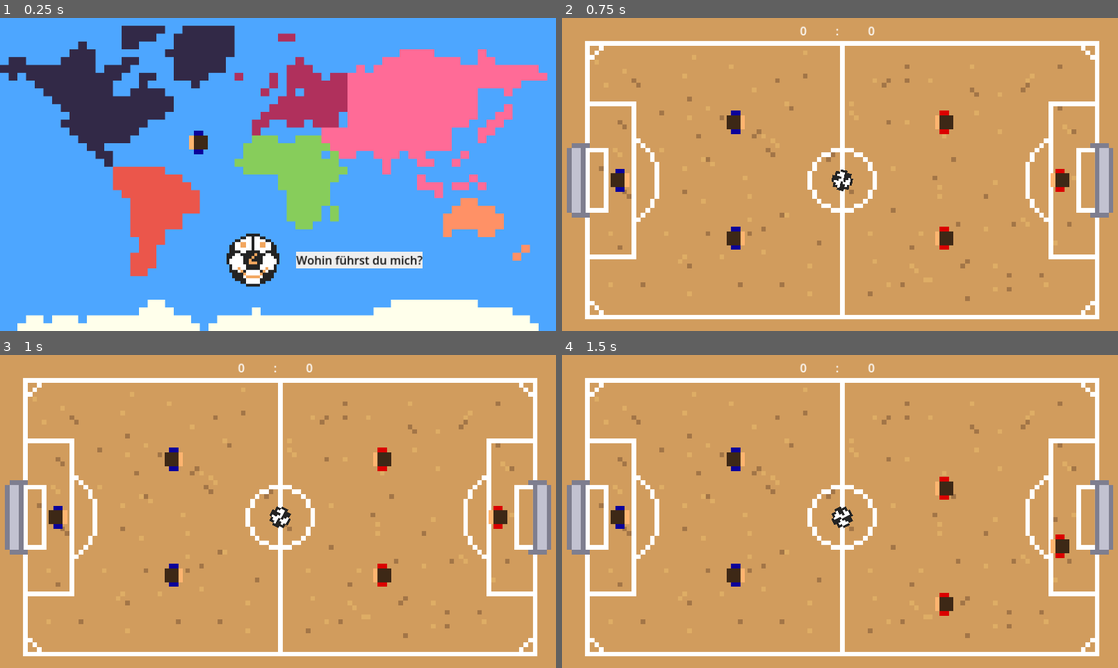
Above: before the commit, frames 1-4 (two rows, left to right).
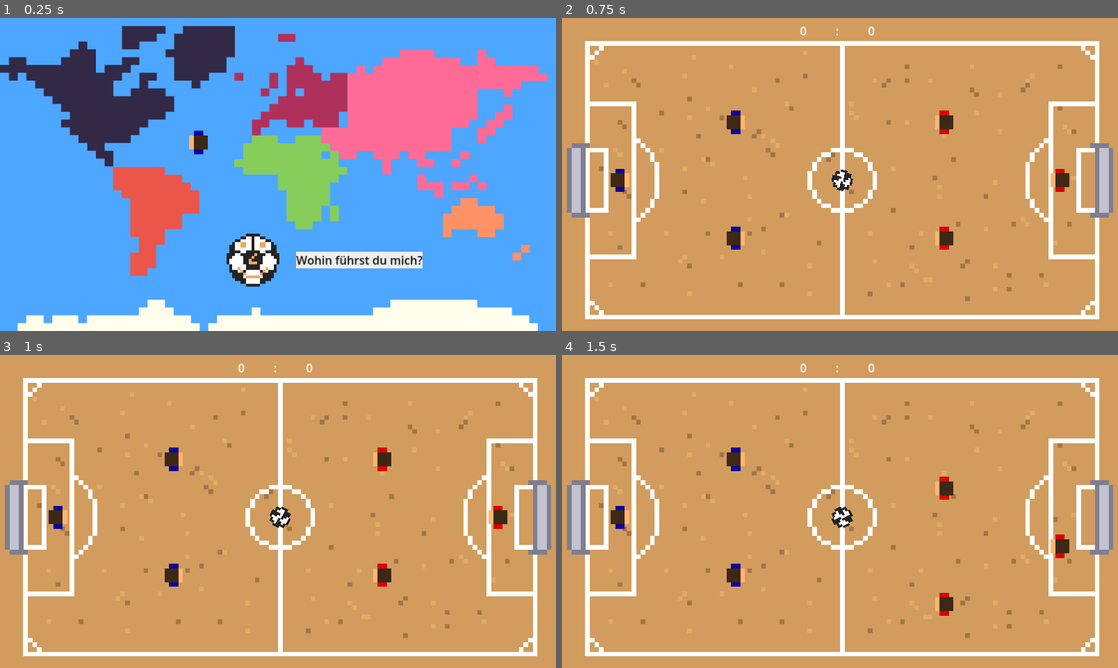
Above: after the commit, the same moments.

Repository: HephaistosForge/Boltzplatz
Game: Godot game, scene res://scenes/main_menu/main_menu.tscn
Two runs of this game, one before a commit and one after it. Both use one fixed random seed, a clock stepped at 60 frames per second and the inputs below. The engine's default icon, where the game draws it, is replaced by a stand-in: a white triangle on a blue panel in a dark square.
Inputs (mouse positions are in pixels of both pictures, inside the frame that each line leads up to):
- Up to frame 1 (0.25 s): no input
- Up to frame 2 (0.75 s): click (762, 143) at 0.5 s
- Up to frame 3 (1 s): no input
- Up to frame 4 (1.5 s): tap Enter (kick_player_right) at 1.25 s; move the mouse to (962, 495) at 1.27 s; hold Down (down_player_right) from 1.28 s (still down); click (962, 495) at 1.42 s

The runs differ from the first frame. In frame 1, 1.3% of the frame differs, in the area x 0-99%, y 2-100%; in frame 2, nothing differs; in frame 3, nothing differs; in frame 4, nothing differs.

Commit message:
world map

Diff:
--- /dev/null
+++ b/scenes/main_menu/europe.gd
@@ -0,0 +1,23 @@
+extends Area2D
+var tween
+@onready var default_continent = preload("res://world.tscn")
+
+func _on_mouse_entered():
+	if tween:
+		tween.kill()
+	tween = create_tween()
+	tween.tween_property($"../north_america","scale", Vector2(1.2,1.2), 0.5)
+
+
+func _on_mouse_exited():
+	if tween:
+		tween.kill()
+	tween = create_tween()
+	tween.tween_property($"../north_america","scale", Vector2(1.0,1.0), 0.5)
+
+
+func _on_input_event(viewport, event, shape_idx):
+	if event is InputEventMouseButton:
+		if event.button_index == MOUSE_BUTTON_MASK_LEFT and event.pressed:
+			get_tree().change_scene_to_packed(default_continent)
+			Global.selected_level_settings = Global.LEVEL_SETTINGS.SAND
--- a/scenes/main_menu/main_menu.tscn
+++ b/scenes/main_menu/main_menu.tscn
@@ -1,9 +1,18 @@
-[gd_scene load_steps=7 format=3 uid="uid://dskgiu8c5demw"]
+[gd_scene load_steps=16 format=3 uid="uid://dskgiu8c5demw"]
 
 [ext_resource type="Texture2D" uid="uid://8yxahy5q65sm" path="res://assets/Map_full.png" id="1_2alpc"]
 [ext_resource type="Script" path="res://scenes/main_menu/main_menu.gd" id="1_n8q4q"]
+[ext_resource type="Texture2D" uid="uid://dmx13omx4f6lj" path="res://assets/map/Map_background.png" id="2_bi52e"]
 [ext_resource type="Texture2D" uid="uid://dhu1to13l584y" path="res://assets/Ballface.png" id="2_btrv0"]
 [ext_resource type="Texture2D" uid="uid://cridjlb8i528t" path="res://assets/Spieler_blau.png" id="3_ra8g4"]
+[ext_resource type="Script" path="res://scenes/main_menu/europe.gd" id="6_rh3y7"]
+[ext_resource type="Texture2D" uid="uid://btgiapv1yudpx" path="res://assets/map/europe.png" id="7_0cckr"]
+[ext_resource type="Texture2D" uid="uid://cscvm6j2iv3ma" path="res://assets/map/asia.png" id="8_5bll3"]
+[ext_resource type="Texture2D" uid="uid://cdlpkrfgrgdd6" path="res://assets/map/africa.png" id="9_b8qbb"]
+[ext_resource type="Texture2D" uid="uid://dbr2blg8r1dus" path="res://assets/map/australia.png" id="10_p76nm"]
+[ext_resource type="Texture2D" uid="uid://yrmn5ygjv5lq" path="res://assets/map/south_america.png" id="11_d2suc"]
+[ext_resource type="Texture2D" uid="uid://bijoyb6hrruf" path="res://assets/map/antarctica.png" id="12_hl7v5"]
+[ext_resource type="Texture2D" uid="uid://cpta5pvuktpsx" path="res://assets/map/north_america.png" id="13_8jprx"]
 
 [sub_resource type="StyleBoxFlat" id="StyleBoxFlat_28iro"]
 bg_color = Color(0.933333, 0.933333, 0.933333, 1)
@@ -22,7 +31,14 @@
 grow_vertical = 2
 script = ExtResource("1_n8q4q")
 
+[node name="backgrounp_sea" type="TextureRect" parent="."]
+layout_mode = 0
+offset_right = 1920.0
+offset_bottom = 1080.0
+texture = ExtResource("2_bi52e")
+
 [node name="BackgroundMap" type="TextureRect" parent="."]
+visible = false
 layout_mode = 0
 offset_right = 1920.0
 offset_bottom = 1080.0
@@ -54,4 +70,85 @@
 offset_bottom = 470.0
 texture_normal = ExtResource("3_ra8g4")
 
+[node name="europe" type="Area2D" parent="."]
+position = Vector2(1020, 244)
+script = ExtResource("6_rh3y7")
+
+[node name="AnimatedSprite2D" type="Sprite2D" parent="europe"]
+position = Vector2(-14.5, -15)
+scale = Vector2(1.87081, 1.67619)
+texture = ExtResource("7_0cckr")
+
+[node name="CollisionShape2D" type="CollisionShape2D" parent="europe"]
+
+[node name="asia" type="Area2D" parent="."]
+position = Vector2(1020, 244)
+script = ExtResource("6_rh3y7")
+
+[node name="AnimatedSprite2D" type="Sprite2D" parent="asia"]
+position = Vector2(480, 121)
+scale = Vector2(1.87081, 1.67619)
+texture = ExtResource("8_5bll3")
+
+[node name="CollisionShape2D" type="CollisionShape2D" parent="asia"]
+
+[node name="africa" type="Area2D" parent="."]
+position = Vector2(1020, 244)
+script = ExtResource("6_rh3y7")
+
+[node name="AnimatedSprite2D" type="Sprite2D" parent="africa"]
+position = Vector2(-14.9999, 323)
+scale = Vector2(1.87081, 1.67619)
+texture = ExtResource("9_b8qbb")
+
+[node name="CollisionShape2D" type="CollisionShape2D" parent="africa"]
+
+[node name="australia" type="Area2D" parent="."]
+position = Vector2(1020, 244)
+script = ExtResource("6_rh3y7")
+
+[node name="AnimatedSprite2D" type="Sprite2D" parent="australia"]
+position = Vector2(660, 486)
+scale = Vector2(1.87081, 1.67619)
+texture = ExtResource("10_p76nm")
+
+[node name="CollisionShape2D" type="CollisionShape2D" parent="australia"]
+
+[node name="south_america" type="Area2D" parent="."]
+position = Vector2(1020, 244)
+script = ExtResource("6_rh3y7")
+
+[node name="AnimatedSprite2D" type="Sprite2D" parent="south_america"]
+position = Vector2(-481, 458)
+scale = Vector2(1.87081, 1.67619)
+texture = ExtResource("11_d2suc")
+
+[node name="CollisionShape2D" type="CollisionShape2D" parent="south_america"]
+
+[node name="antarctica" type="Area2D" parent="."]
+position = Vector2(1020, 244)
+script = ExtResource("6_rh3y7")
+
+[node name="AnimatedSprite2D" type="Sprite2D" parent="antarctica"]
+position = Vector2(-61, 782)
+scale = Vector2(1.87081, 1.67619)
+texture = ExtResource("12_hl7v5")
+
+[node name="CollisionShape2D" type="CollisionShape2D" parent="antarctica"]
+
+[node name="north_america" type="Area2D" parent="."]
+position = Vector2(1020, 244)
+script = ExtResource("6_rh3y7")
+
+[node name="AnimatedSprite2D" type="Sprite2D" parent="north_america"]
+position = Vector2(-614, 26)
+scale = Vector2(2.2314, 2)
+texture = ExtResource("13_8jprx")
+
+[node name="CollisionShape2D" type="CollisionShape2D" parent="north_america"]
+position = Vector2(-616, 25.5)
+
 [connection signal="pressed" from="DummyContinentButton" to="." method="_on_dummy_country_button_pressed"]
+[connection signal="input_event" from="north_america" to="north_america" method="_on_input_event"]
+[connection signal="mouse_entered" from="north_america" to="north_america" method="_on_mouse_entered"]
+[connection signal="mouse_exited" from="north_america" to="north_america" method="_on_mouse_exited"]
Not shown, added: assets/map/Map_background.png.import
Not shown, added: assets/map/africa.png.import
Not shown, added: assets/map/antarctica.png.import
Not shown, added: assets/map/asia.png.import
Not shown, added: assets/map/australia.png.import
Not shown, added: assets/map/europe.png.import
Not shown, added: assets/map/north_america.png.import
Not shown, added: assets/map/south_america.png.import
